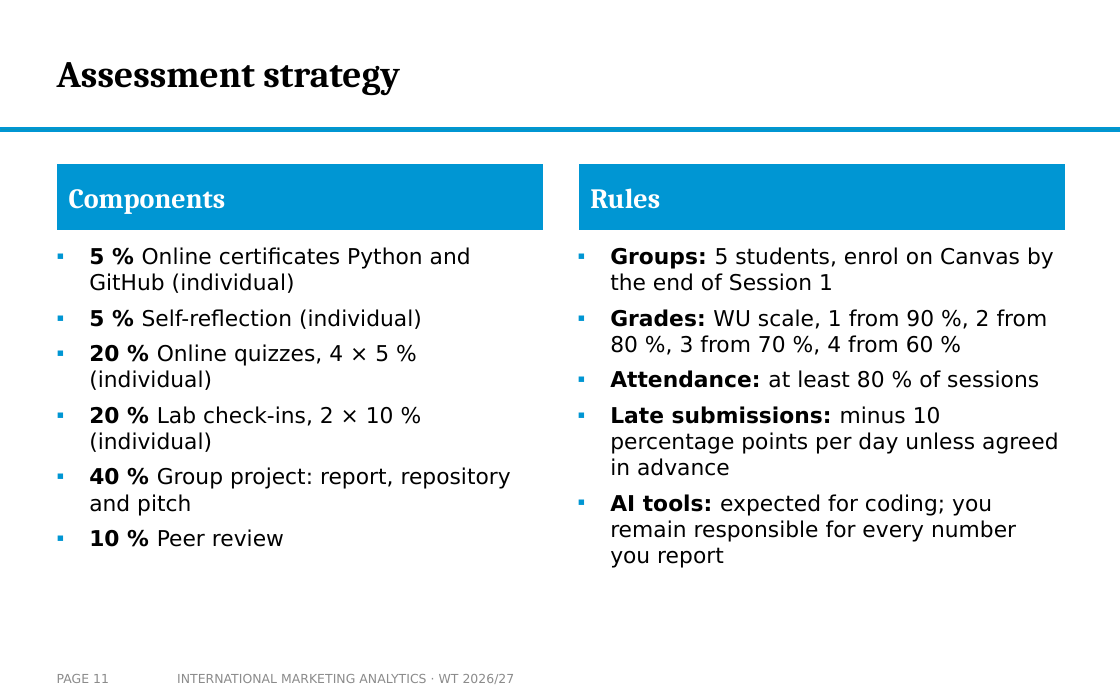
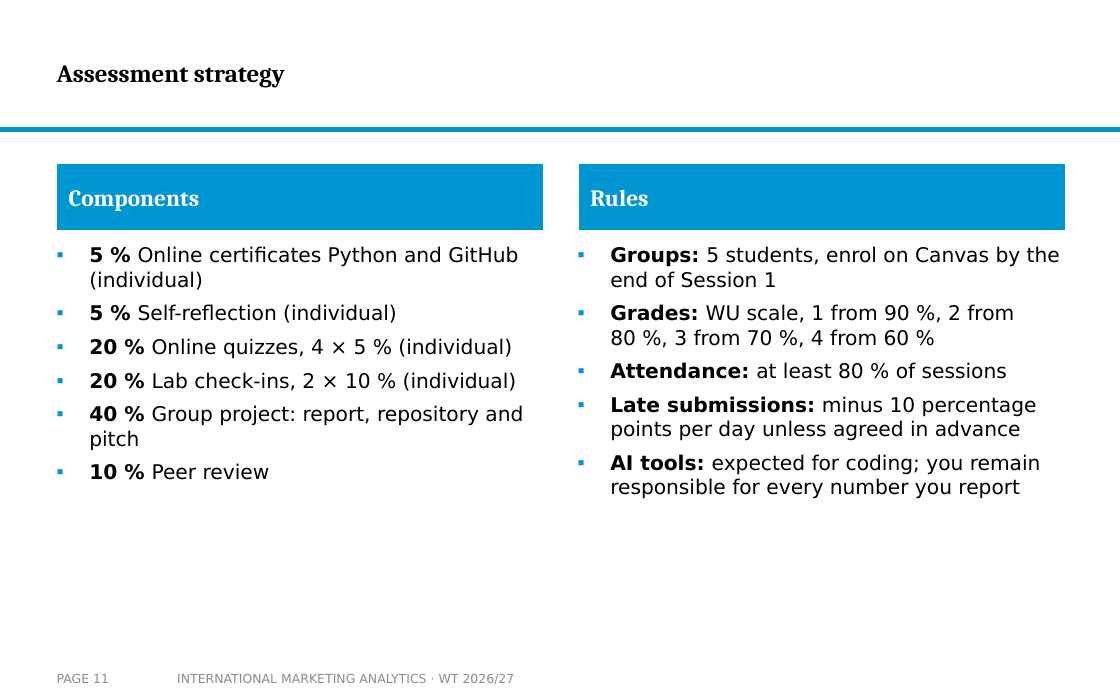
Before and after one commit to arnefloh-wu/International-Marketing-Analytics, a slide deck: slide 11 of slides/00a_course-content-and-style_WT26-27.pptx. Drawn at 1120x700 pixels with LibreOffice and Linux fonts; fonts in the diff are those of the drawing; background and template pictures are left out. Boxes give left, top, right and bottom in pixels: in the first picture for what was removed or moved away, otherwise in the second. Text is boxed around its words. In the diff, an @@ line names an element or a change of style, - is before the commit and + after.

```diff
--- a/slides/00a_course-content-and-style_WT26-27.pptx
+++ b/slides/00a_course-content-and-style_WT26-27.pptx
@@ title "Assessment strategy" at bbox=[57, 65, 285, 87]: size 24 to 16 pt @@
@@ text "Components" at bbox=[57, 165, 542, 230]: size 18 to 15 pt @@
@@ text "Rules" at bbox=[579, 165, 1064, 230]: size 18 to 15 pt @@
@@ text "5 % Online certificates Python ..." at bbox=[89, 246, 523, 480]: size 14 to 13 pt @@
@@ text "Groups: 5 students, enrol on ..." at bbox=[610, 246, 1060, 499]: size 14 to 13 pt @@
```
Also in this commit, not shown: 13 other slides changed, 2 other files.
